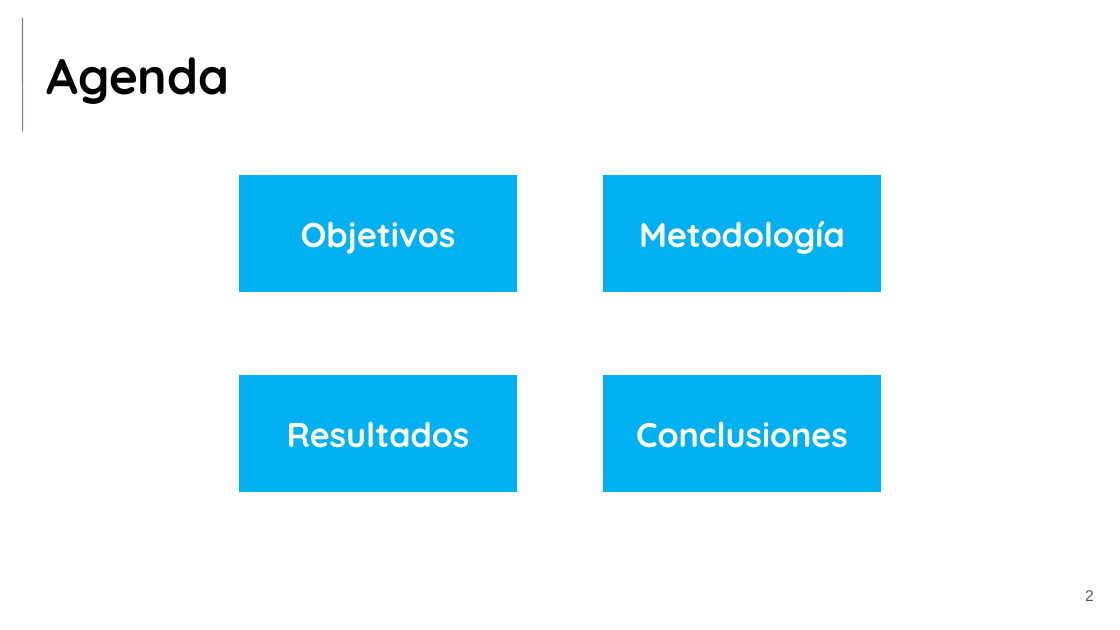
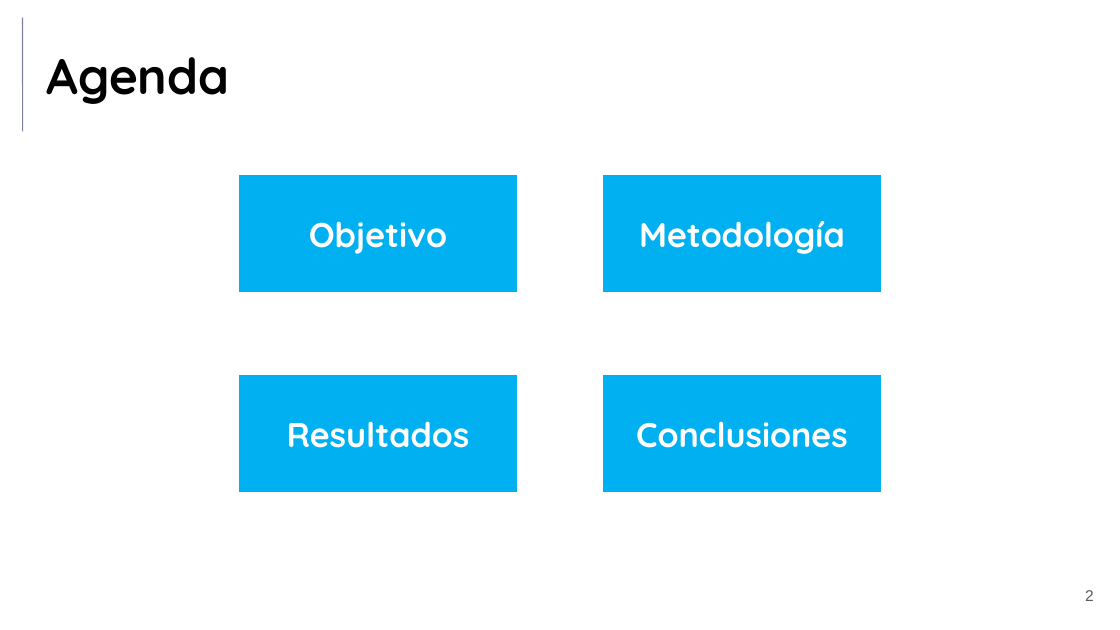
Before and after one commit to mantofer02/DataScienceBootcamp, a slide deck: slide 2 of FUNDATEC/MachineLearning/Proyecto/Entrega Final/Proyecto_ML_Fundatec.pptx. Drawn at 1120x630 pixels with LibreOffice and Linux fonts; fonts in the diff are those of the drawing. Boxes give left, top, right and bottom in pixels: in the first picture for what was removed or moved away, otherwise in the second. Text is boxed around its words. In the diff, an @@ line names an element or a change of style, - is before the commit and + after.

```diff
--- a/FUNDATEC/MachineLearning/Proyecto/Entrega Final/Proyecto_ML_Fundatec.pptx
+++ b/FUNDATEC/MachineLearning/Proyecto/Entrega Final/Proyecto_ML_Fundatec.pptx
@@ text in rectangle at [309,221,447,254]: text changed @@
-Objetivos
+Objetivo
```
Also in this commit, not shown: 6 other slides changed, 1 slide added, 1 slide removed, 1 other file.
